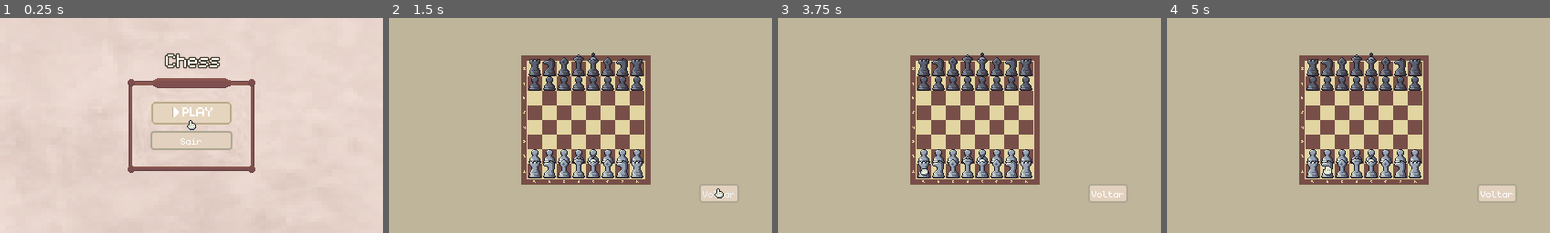
Above: before the commit, frames 1-4 (left to right).
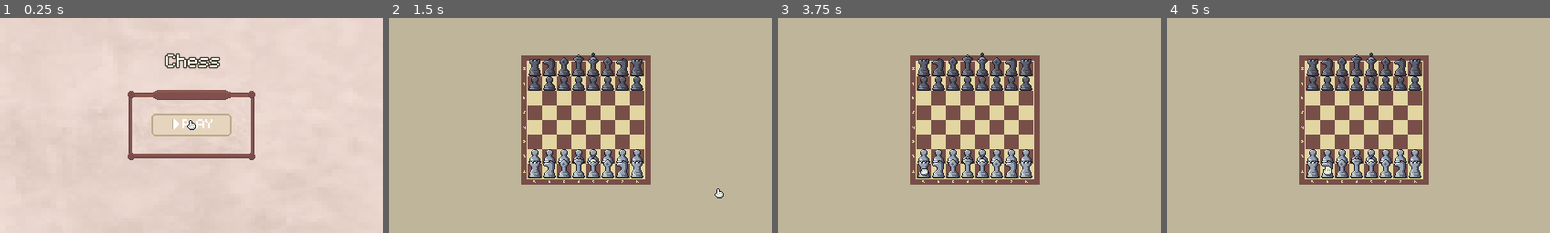
Above: after the commit, the same moments.

Repository: Rikatoki/xadrez
Game: Godot game, scene res://tests/scenes/test_menu.tscn
Same seed, same stepped clock (60 frames per second), same inputs: the game is played once before the commit and once after it.
Inputs (mouse positions are in pixels of both pictures, inside the frame that each line leads up to; where the layout moved, square brackets give the same spot in the first picture):
- Up to frame 1 (0.25 s): no input
- Up to frame 2 (1.5 s): click (580, 125) [580, 112] at 0.5 s; click (718, 194) at 1.25 s, where only the run before the commit has a clickable "Voltar"
- Up to frame 3 (3.75 s): click (1107, 194) at 2 s, where only the run before the commit has a clickable "Voltar"; click (1107, 194) at 2.75 s, where only the run before the commit has a clickable "Voltar"; tap Enter at 3.5 s; move the mouse to (923, 170) at 3.52 s; click (923, 170) at 3.67 s
- Up to frame 4 (5 s): tap Space at 4.25 s; move the mouse to (1327, 170) at 4.27 s; click (1327, 170) at 4.42 s

The runs differ from the first frame. In frame 1, 5.4% of the frame differs, in the area x 33-67%, y 27-73%; in frame 2, 0.6%; in frame 3, 0.7%; in frame 4, 0.7%.

Commit message:
Created build

Diff:
--- a/assets/scripts/gui/ChangeSceneTXTButton.gd
+++ b/assets/scripts/gui/ChangeSceneTXTButton.gd
@@ -9,4 +9,4 @@
 
 
 func on_pressed() -> void:
-	get_tree().change_scene_to_packed(go_to_scene)
+	get_tree().change_scene_to_packed(preload("uid://d4a8j6atfrqte"))
--- a/assets/scripts/gui/SceneButton.gd
+++ b/assets/scripts/gui/SceneButton.gd
@@ -1,9 +1,7 @@
 extends Button
 
-@export_global_file("*.tscn")
-var go_to: String
-
-var _scene_loaded: Node
+@export
+var go_to: PackedScene
 
 # Called when the node enters the scene tree for the first time.
 func _ready() -> void:
@@ -12,4 +10,6 @@
 	connect("pressed", _on_button_pressed)
 
 func _on_button_pressed() -> void:
-	get_tree().change_scene_to_packed(load(go_to))
+	var _node_loaded: Node = go_to.instantiate()
+
+	get_tree().change_scene_to_file("uid://bjyi5qvx353pb")
--- a/tests/scenes/chess_test.tscn
+++ b/tests/scenes/chess_test.tscn
@@ -2,22 +2,12 @@
 
 [ext_resource type="Script" uid="uid://b8nlsumq4sova" path="res://tests/scripts/ChessTest.gd" id="1_f4caj"]
 [ext_resource type="PackedScene" uid="uid://cie40mu5kiu8a" path="res://assets/scenes/chessboard.tscn" id="2_yjn3k"]
-[ext_resource type="Script" uid="uid://c5burhlx3xc6r" path="res://assets/scripts/gui/SceneButton.gd" id="3_4tbps"]
 
 [node name="ChessBeta" type="Node" unique_id=851504971]
 script = ExtResource("1_f4caj")
 
 [node name="GUI" type="CanvasLayer" parent="." unique_id=133182357]
 layer = -5
-
-[node name="Button" type="Button" parent="GUI" unique_id=1344540924]
-offset_left = 340.0
-offset_top = 182.0
-offset_right = 384.0
-offset_bottom = 203.0
-text = "Voltar"
-script = ExtResource("3_4tbps")
-go_to = "/home/rikatoki/Development/Games/Projects/xadrez/tests/scenes/test_menu.tscn"
 
 [node name="EndGameLabel" type="Label" parent="GUI" unique_id=1066556843]
 visible = false
@@ -31,7 +21,7 @@
 grow_horizontal = 2
 theme_override_font_sizes/font_size = 13
 text = "FIM DA PARTIDA
-Volte para inciar uma nova partida."
+Reinicie para iniciar outra partida."
 horizontal_alignment = 1
 
 [node name="Chessboard" parent="." unique_id=1064945145 instance=ExtResource("2_yjn3k")]
--- a/tests/scenes/test_menu.tscn
+++ b/tests/scenes/test_menu.tscn
@@ -1,6 +1,5 @@
 [gd_scene format=3 uid="uid://bjyi5qvx353pb"]
 
-[ext_resource type="Script" uid="uid://c00lyjajoypv8" path="res://assets/scripts/gui/ExitButton.gd" id="2_etq7q"]
 [ext_resource type="Script" uid="uid://qdce5s8gtsd6" path="res://assets/scripts/gui/ChangeSceneTXTButton.gd" id="2_mjw13"]
 [ext_resource type="PackedScene" uid="uid://d4a8j6atfrqte" path="res://tests/scenes/chess_test.tscn" id="2_vgc5d"]
 [ext_resource type="Texture2D" uid="uid://ekudxvr7auvc" path="res://assets/sprites/User Interface/UiCozyFree.png" id="4_0latg"]
@@ -72,11 +71,6 @@
 script = ExtResource("2_mjw13")
 go_to_scene = ExtResource("2_vgc5d")
 
-[node name="QuitButton" type="Button" parent="PanelContainer/ButtomContainer/Buttons" unique_id=1079028508]
-layout_mode = 2
-text = "Sair"
-script = ExtResource("2_etq7q")
-
 [node name="Title" type="Label" parent="." unique_id=85825114]
 layout_mode = 0
 offset_left = 182.0
Not shown, added: export_presets.cfg
Not shown, added: build/xadrez.zip
